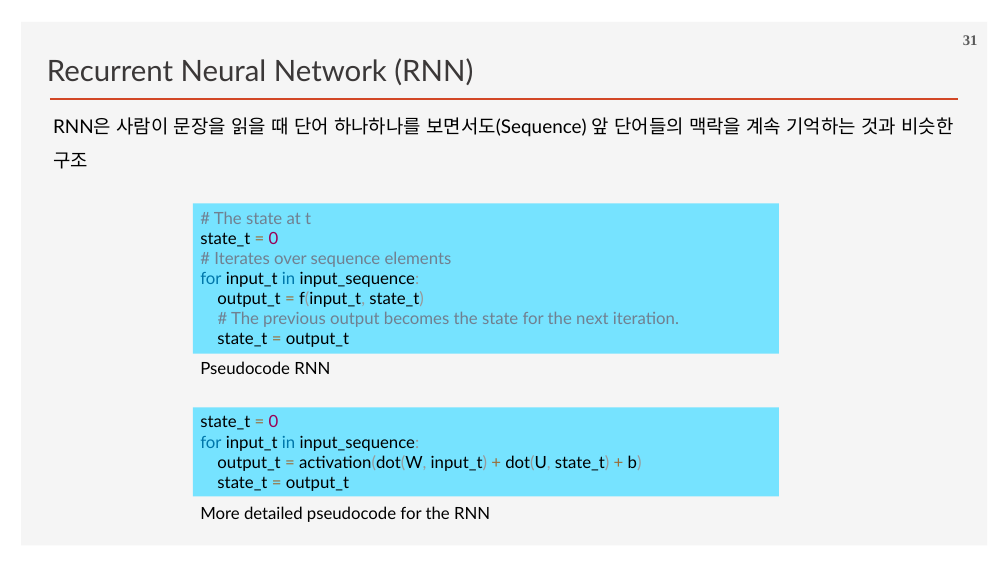
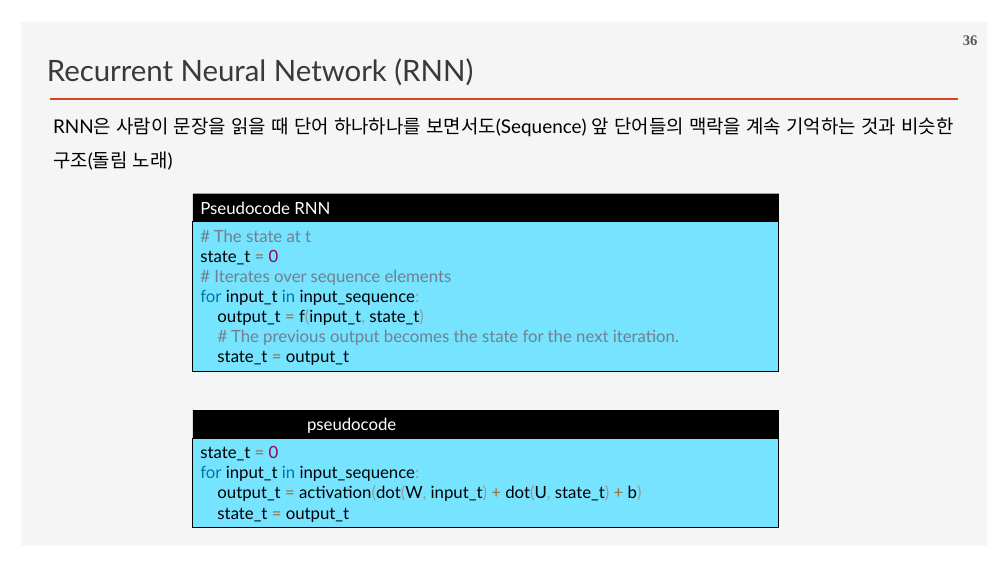
Before and after one commit to ancestor9/2026_Fall_Deep-Learning-with-Python, a slide deck: slide 36 of Chapter 13 Timeseries forecasting.pptx (slide 31 before the commit). Drawn at 1008x567 pixels with LibreOffice and Linux fonts; fonts in the diff are those of the drawing; background and template pictures are left out. Boxes give left, top, right and bottom in pixels: in the first picture for what was removed or moved away, otherwise in the second. Text is boxed around its words. In the diff, an @@ line names an element or a change of style, - is before the commit and + after.

```diff
--- a/Chapter 13 Timeseries forecasting.pptx
+++ b/Chapter 13 Timeseries forecasting.pptx
@@ page number at [963,35,978,45]: text changed @@
-31
+36
@@ text at [53,117,954,170]: text changed @@
-RNN은 사람이 문장을 읽을 때 단어 하나하나를 보면서도(Sequence) 앞 단어들의 맥락을 계속 기억하는 것과 비슷한 구조
+RNN은 사람이 문장을 읽을 때 단어 하나하나를 보면서도(Sequence) 앞 단어들의 맥락을 계속 기억하는 것과 비슷한 구조(돌림 노래)
@@ rectangle "Pseudocode RNN": place and size @@
-rectangle "Pseudocode RNN" at [200,361,330,374]
+rectangle "Pseudocode RNN" at [193,194,779,222]
@@ rectangle "Pseudocode RNN" at [193,194,779,222]: text colour #000000 to #FFFFFF; fill none to #000000 @@
@@ rectangle "# The state at t": place and size @@
-rectangle "# The state at t" at [193,203,779,354]
+rectangle "# The state at t" at [193,222,779,372]
@@ rectangle "# The state at t" at [193,222,779,372]: outline none to #000000 0.75 pt @@
@@ rectangle "More detailed pseudocode for the ...": place and size @@
-rectangle "More detailed pseudocode for the ..." at [200,506,490,522]
+rectangle "More detailed pseudocode for the ..." at [193,411,779,439]
@@ rectangle "More detailed pseudocode for the ..." at [193,411,779,439]: text colour #000000 to #FFFFFF in "pseudocode"; fill none to #000000 @@
@@ rectangle "state_t = 0" at [193,439,779,528]: outline none to #000000 0.75 pt @@
@@ rectangle "state_t = 0": place and size @@
-rectangle "state_t = 0" at [193,408,779,497]
+rectangle "state_t = 0" at [193,439,779,528]
```
Also in this commit, not shown: 18 other slides changed.
